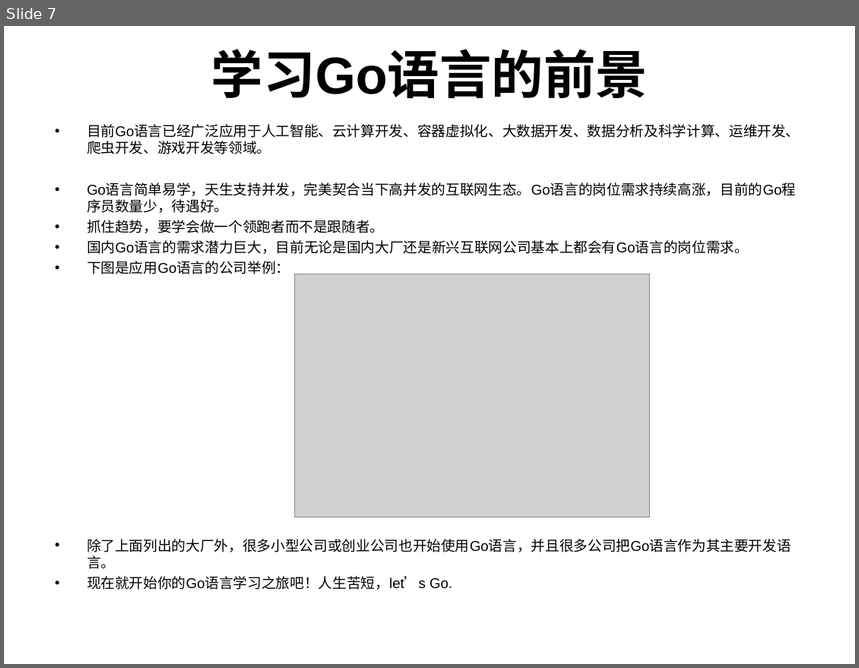
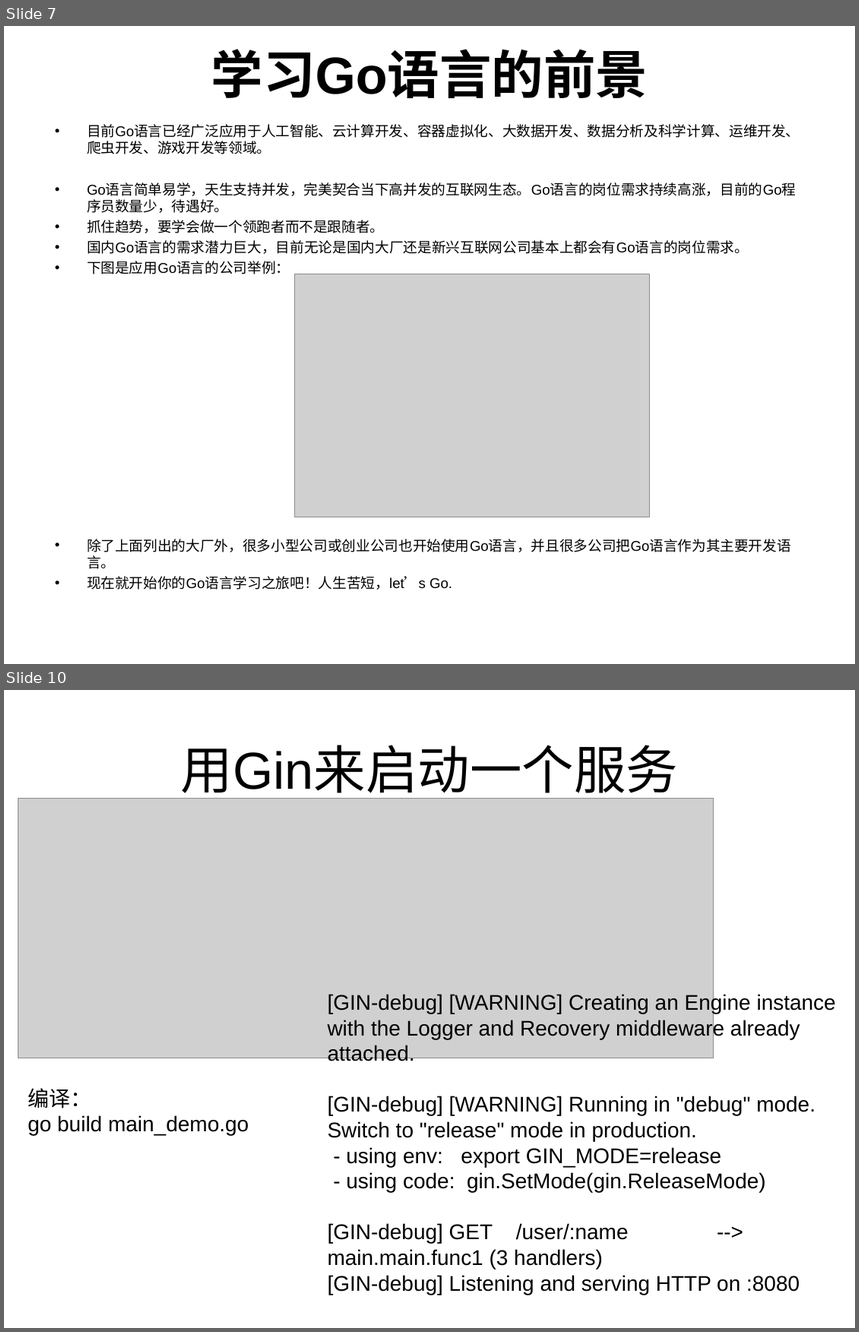
Before and after one commit to RomanSeven7/gin_study, a slide deck: doc/Go.ppt. Shown one above the other, each under a label of ours: slide 7 before the commit, slides 7 and 10 after it; the slides between them are not shown. The pictures are 859x668 and 859x1332 pixels, drawn with LibreOffice and Linux fonts; fonts in the diff are those of the drawing; grey boxes stand for pictures. Boxes give left, top, right and bottom in pixels: in the first picture for what was removed or moved away, otherwise in the second. Text is boxed around its words. In the diff, an @@ line names an element or a change of style, - is before the commit and + after.

```diff
--- a/doc/Go.ppt
+++ b/doc/Go.ppt
@@ slide 10 added at (4, 690, 855, 1328), background #FFFFFF @@
@@ title added at (181, 745, 678, 802), 44 pt, text #000000 @@
+用Gin来启动一个服务
@@ picture added at (18, 798, 714, 1059) @@
@@ text added at (328, 993, 836, 1295), 18 pt, text #000000 @@
+[GIN-debug] [WARNING] Creating an Engine instance with the Logger and Recovery middleware already attached.
+[GIN-debug] [WARNING] Running in "debug" mode. Switch to "release" mode in production.
+- using env: export GIN_MODE=release
+- using code: gin.SetMode(gin.ReleaseMode)
+[GIN-debug] GET /user/:name --> main.main.func1 (3 handlers)
+[GIN-debug] Listening and serving HTTP on :8080
@@ text added at (28, 1088, 249, 1135), 18 pt, text #000000 @@
+编译：
+go build main_demo.go
```
Also in this commit, not shown: 3 other slides added, 1 slide removed, 2 other files.
